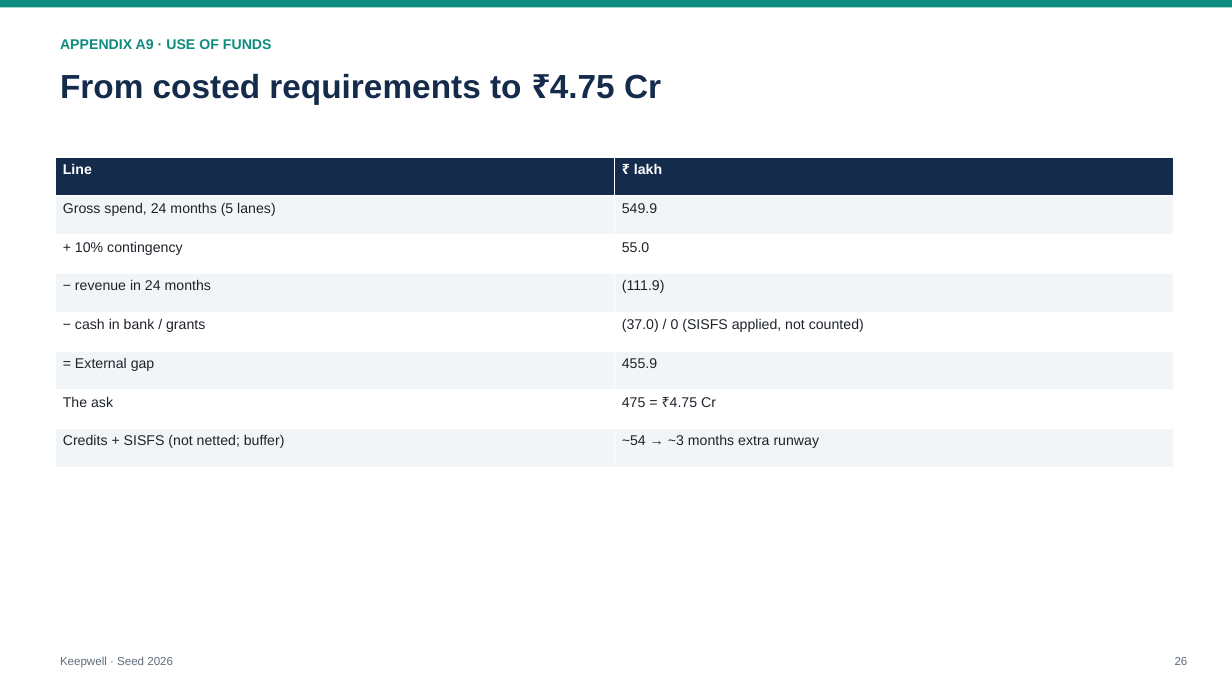
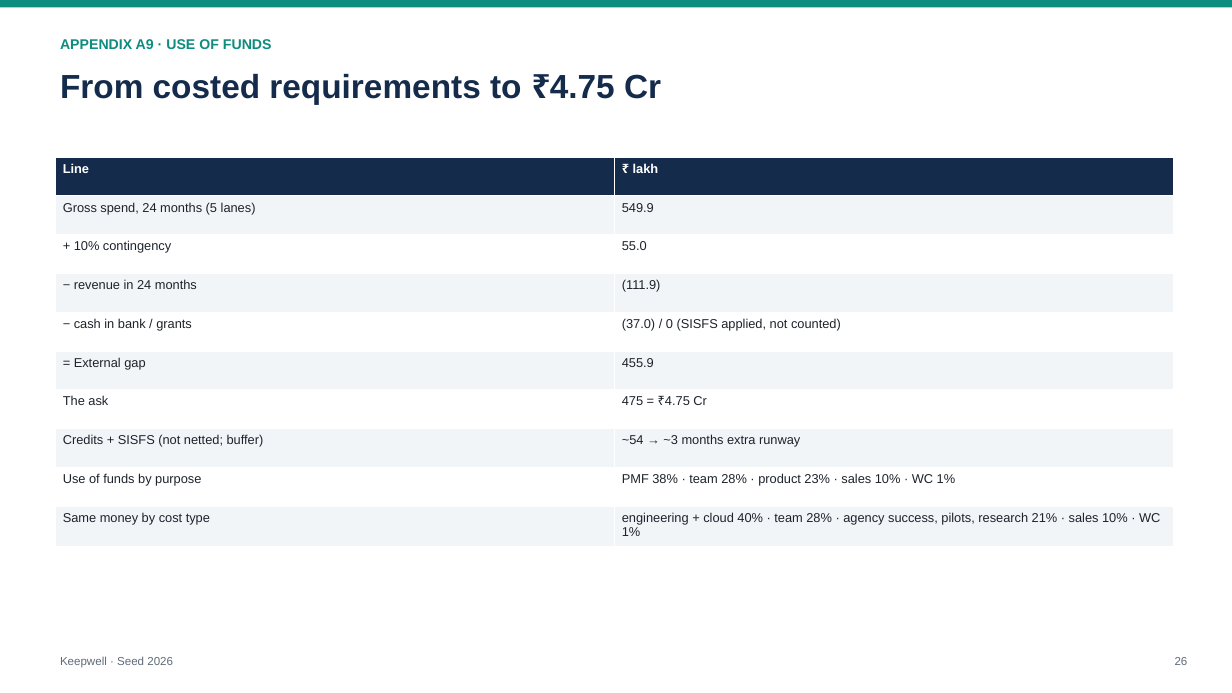
Before and after one commit to PrathyushaKalluri/keepwell, a slide deck: slide 26 of pitch/deck/Keepwell_Seed_Deck.pptx. Drawn at 1232x693 pixels with LibreOffice and Linux fonts; fonts in the diff are those of the drawing. Boxes give left, top, right and bottom in pixels: in the first picture for what was removed or moved away, otherwise in the second. Text is boxed around its words. In the diff, an @@ line names an element or a change of style, - is before the commit and + after.

```diff
--- a/pitch/deck/Keepwell_Seed_Deck.pptx
+++ b/pitch/deck/Keepwell_Seed_Deck.pptx
@@ table at bbox=[55, 157, 1174, 545] @@
+row 9: Use of funds by purpose | PMF 38% · team 28% · product 23% · sales 10% · WC 1%
+row 10: Same money by cost type | engineering + cloud 40% · team 28% · agency success, pilots, research 21% · sales 10% · WC 1%
```
Also in this commit, not shown: 1 other slide changed, 9 other files.
